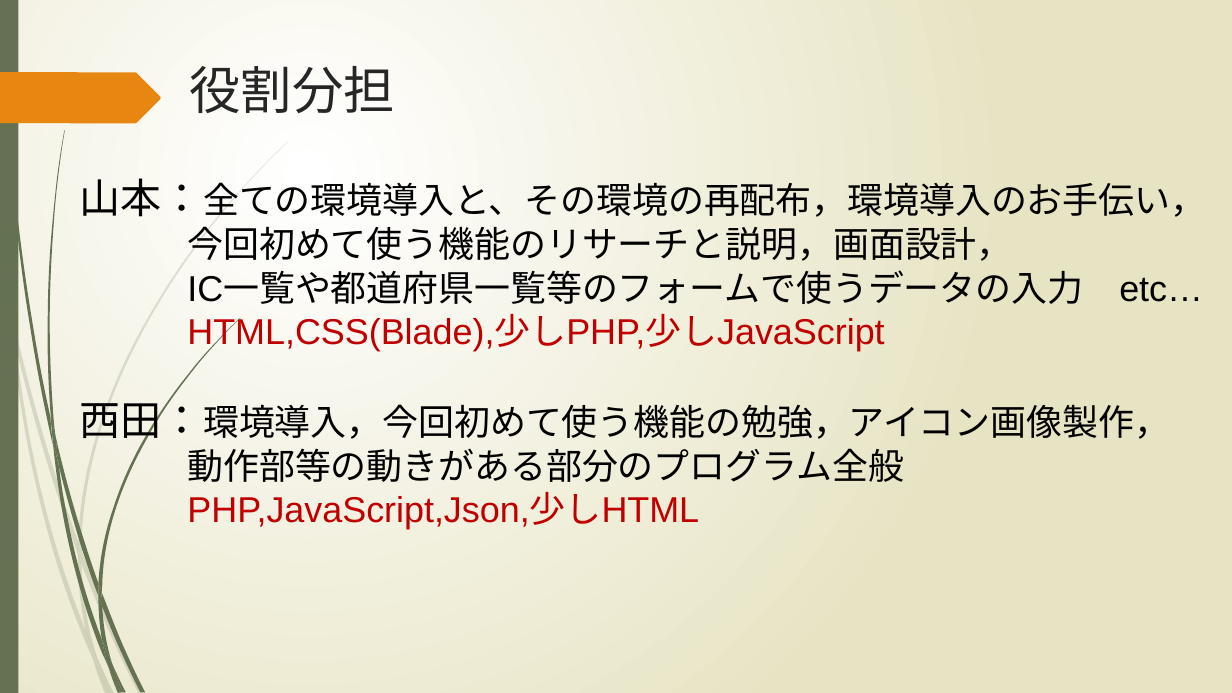
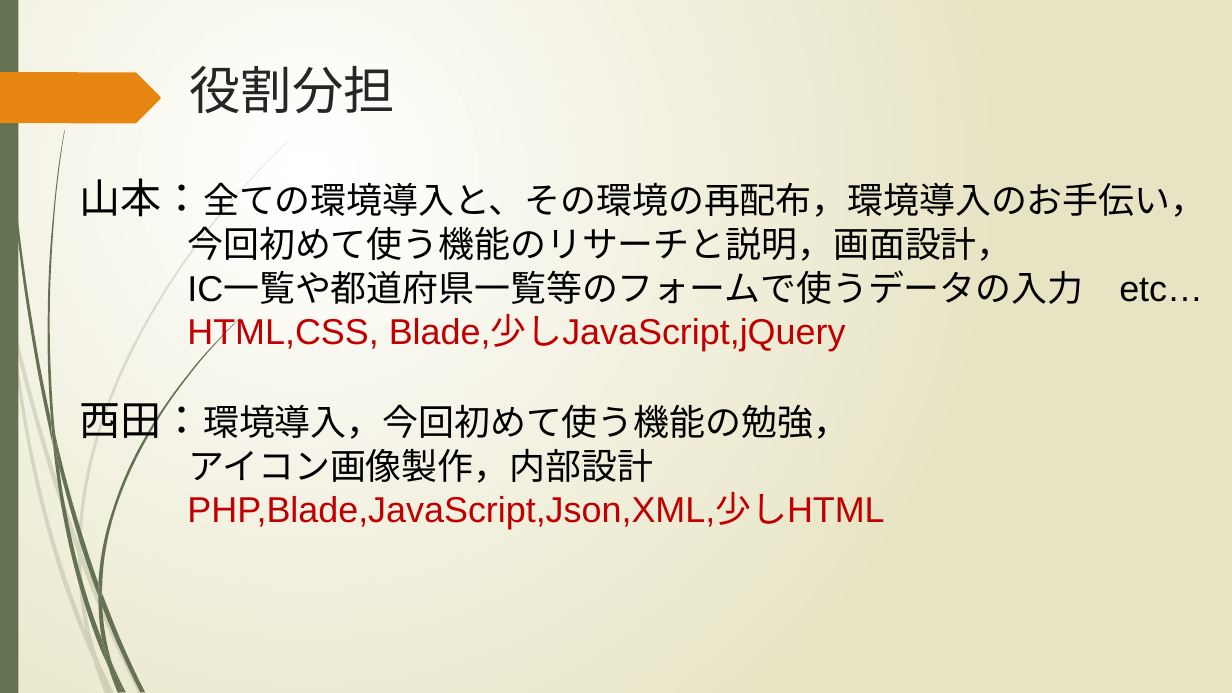
Before and after one commit to Iorin0124/KCGproject2, a slide deck: slide 6 of memo/高速案内.pptx. Drawn at 1232x693 pixels with LibreOffice and Linux fonts; fonts in the diff are those of the drawing. Boxes give left, top, right and bottom in pixels: in the first picture for what was removed or moved away, otherwise in the second. Text is boxed around its words. In the diff, an @@ line names an element or a change of style, - is before the commit and + after.

```diff
--- a/memo/高速案内.pptx
+++ b/memo/高速案内.pptx
@@ text at bbox=[80, 316, 884, 529]: text changed @@
-HTML,CSS(Blade),少しPHP,少しJavaScript
-西田：環境導入，今回初めて使う機能の勉強，アイコン画像製作，
-動作部等の動きがある部分のプログラム全般
-PHP,JavaScript,Json,少しHTML
+HTML,CSS, Blade,少しJavaScript,jQuery
+西田：環境導入，今回初めて使う機能の勉強，
+アイコン画像製作，内部設計
+PHP,Blade,JavaScript,Json,XML,少しHTML
```
Also in this commit, not shown: 5 other slides changed.
